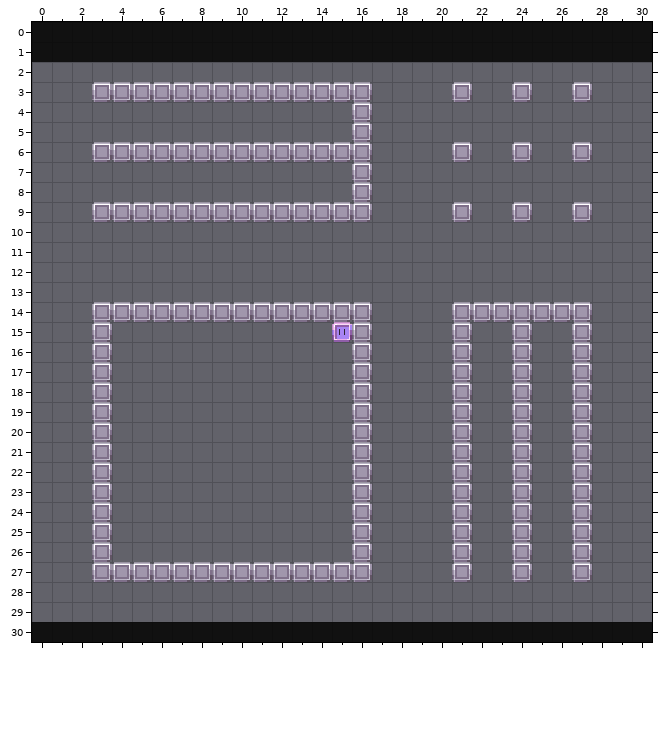
Two states of a Tiled map (JSON), games/Phaser-Snake-Game/public/assets/Tiled/testing15-3.json. Above is the file before it was changed.
Cells are 24x24 px. Shown: x 0..30, y 0..30.
After:
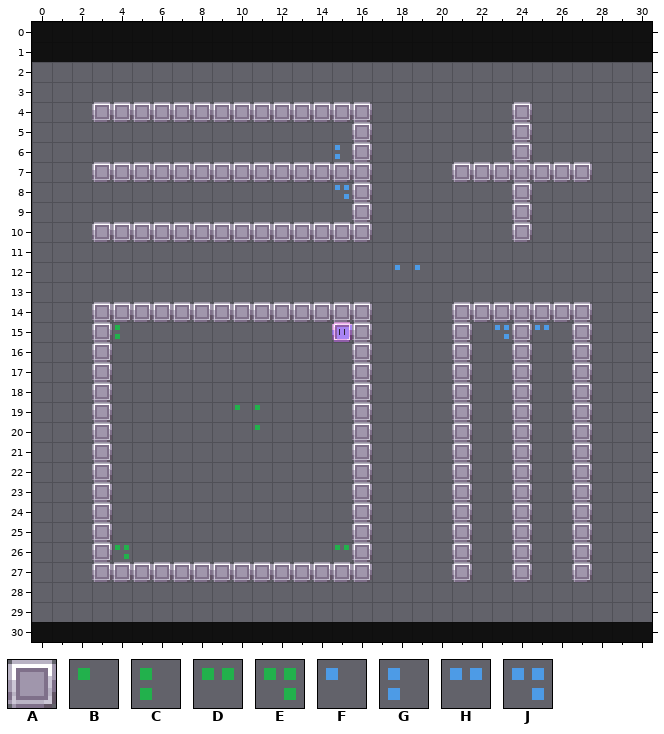
Key: from "tileSheetx24": A 128, B 256, C 257, D 258, E 259, F 288, G 289, H 290, J 291.
_ is an empty cell, . an unchanged one.
Changes in this commit:
--- layer "Wall"
@@ x 3..27 @@
- 3 AAAAAAAAAAAAAA....A..A..A
- 4 _____________........_...
- 5 ....................._...
- 6 AAAAAAAAAAAAA.....A.....A
- 7 _____________....._______
- 8 ....................._...
- 9 AAAAAAAAAAAAA.....A.....A
-10 ______________......._...
+ 3 ______________...._.._.._
+ 4 AAAAAAAAAAAAA........A...
+ 5 .....................A...
+ 6 _____________....._....._
+ 7 AAAAAAAAAAAAA.....AAAAAAA
+ 8 .....................A...
+ 9 _____________....._....._
+10 AAAAAAAAAAAAAA.......A...
--- layer "Portal-X"
@@ x 15..15 @@
- 6 _
+ 6 G
@@ x 15..15 @@
- 8 _
+ 8 J
@@ x 18..19 @@
-12 __
+12 FF
@@ x 4..25 @@
-15 _.................._._
+15 C..................J.H
@@ x 10..11 @@
-19 __
-20 ._
+19 BB
+20 .B
@@ x 4..15 @@
-26 _.........._
+26 E..........D
